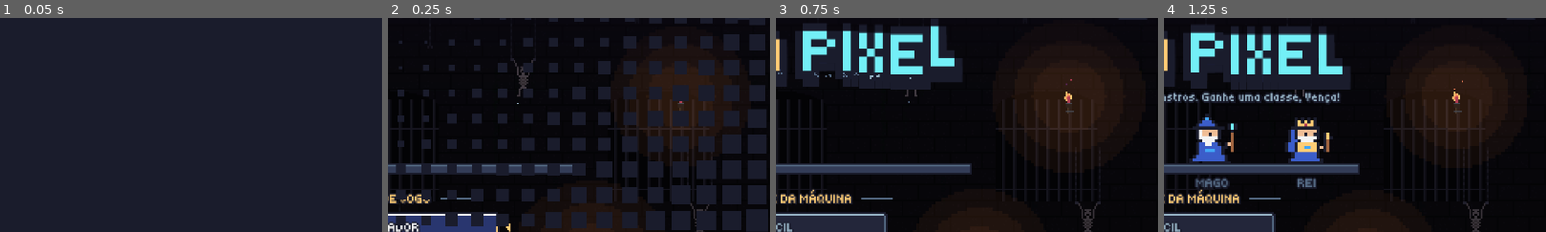
Above: before the commit, frames 1-4 (left to right).
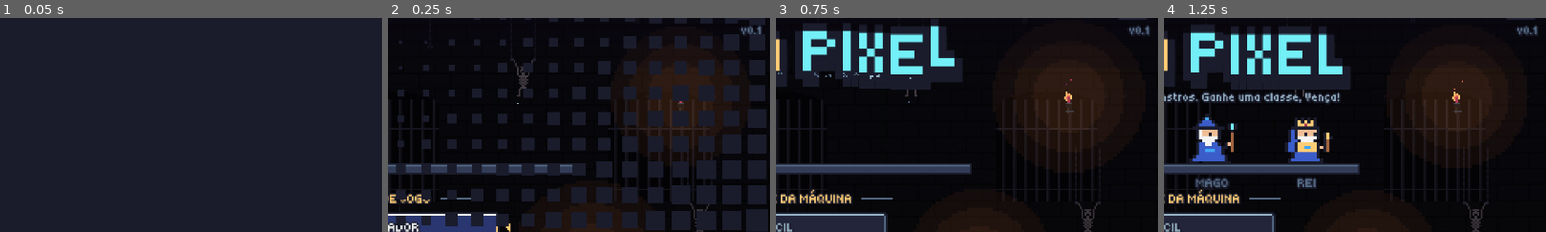
Above: after the commit, the same moments.

Repository: pabllogomez/arena-pixel
Game: Godot game, scene res://scenes/main.tscn
Two runs of this game, one before a commit and one after it. Both use one fixed random seed, a clock stepped at 60 frames per second and the inputs below.
Inputs (mouse positions are % of the whole screen's width and height, from its top left):
- Up to frame 1 (0.05 s): no input
- Up to frame 2 (0.25 s): no input
- Up to frame 3 (0.75 s): tap Enter at 0.5 s; drag from (50, 50) to (60, 28) at 0.52 s
- Up to frame 4 (1.25 s): no input
The pictures show only the part of the screen within x 50-100%, y 9-59%; the shares and areas given below are measured in that part.

Frame 1 is identical in both runs. In frame 2, 0.2% of the frame differs, in the area x 92-98%, y 3-9%; in frame 3, 0.2%; in frame 4, 0.2%.

Commit message:
Controle: mapeamento automático para controles não reconhecidos, menus e versão
- Controle desconhecido pelo Godot (comum no navegador) recebe o layout Xbox:
  LB/RB, Start, Back e direcional passam a funcionar
- Analógico navega nos menus; cima/baixo repetem ao segurar
- Tela "Teste do controle" em Opções e na pausa
- Pausa em rede deixa o personagem parado; sair da partida pede confirmação
- Fim de partida espera 1,5 s antes de aceitar A/B
- Versão no canto do menu
- Testes de mapeamento, analógico e repetição

Co-Authored-By: Claude Opus 5.5 <noreply@anthropic.com>
Claude-Session: https://claude.ai/code/session_01VZZvi9gFkKcQavBmVKnN35

Diff:
--- a/scripts/controle_humano.gd
+++ b/scripts/controle_humano.gd
@@ -9,7 +9,18 @@
 	numero = n
 
 
-func atualizar(_l, _delta: float) -> void:
+func atualizar(l, _delta: float) -> void:
+	# Em rede a pausa não congela o jogo: os botões que navegam no painel
+	# (direcional, A, B) não podem andar, pular ou dar dash.
+	if l != null and l.partida != null and l.partida.pausado:
+		eixo = 0.0
+		pulo_apertou = false
+		pulo_soltou = false
+		descer_apertou = false
+		dash_apertou = false
+		dash_dir = 0.0
+		opcao = -1
+		return
 	eixo = Input.get_axis(_a("esquerda"), _a("direita"))
 	pulo_apertou = Input.is_action_just_pressed(_a("pular"))
 	pulo_soltou = Input.is_action_just_released(_a("pular"))
--- a/scripts/hud.gd
+++ b/scripts/hud.gd
@@ -358,5 +358,7 @@
 		dica = "Aguardando quem criou a partida pedir revanche..."
 	elif not Jogo.toque:
 		dica = "ESPAÇO: revanche (mapa novo)     ESC: menu"
+		if Jogo.tem_controle():
+			dica = "ESPAÇO ou A: revanche (mapa novo)     ESC ou B: menu"
 	if int(_t * 2.0) % 4 != 3:
 		UI.texto(self, centro + Vector2(0, 19), dica, UI.P, UI.LUZ)
--- a/scripts/jogo.gd
+++ b/scripts/jogo.gd
@@ -26,6 +26,23 @@
 var tutorial_visto := false
 const ARQUIVO_OPCOES := "user://opcoes.cfg"
 
+## Mapeamento "cru" estilo Xbox (xpad), usado quando o navegador não diz que o
+## controle é "standard" e o Godot não o conhece (o campo platform é ignorado
+## por add_joy_mapping, então não é preciso informá-lo).
+const MAPEAMENTO_XBOX := "a:b0,b:b1,y:b3,x:b2,start:b7,guide:b8,back:b6,leftstick:b9,rightstick:b10," \
+		+ "leftshoulder:b4,rightshoulder:b5,dpup:-a7,dpleft:-a6,dpdown:+a7,dpright:+a6," \
+		+ "leftx:a0,lefty:a1,rightx:a3,righty:a4,lefttrigger:a2,righttrigger:a5"
+## Por controle (número do dispositivo): "reconhecido" ou "corrigido automaticamente"
+var estado_controle := {}
+
+## Repetição ao segurar cima/baixo nos menus (teclado, direcional e analógico)
+const ACOES_REPETIVEIS: Array[String] = ["menu_cima", "menu_baixo"]
+const ATRASO_REPETICAO := 0.4
+const INTERVALO_REPETICAO := 0.15
+var _relogio := 0.0
+var _rep_proximo := {}
+var _pulso := {}
+
 var _musica: AudioStreamPlayer
 var _musica_atual := ""
 
@@ -35,6 +52,9 @@
 func _ready() -> void:
 	_criar_controles()
 	_carregar_opcoes()
+	Input.joy_connection_changed.connect(_ao_mudar_controle)
+	for dev in Input.get_connected_joypads():
+		_verificar_controle(dev)
 	_musica = AudioStreamPlayer.new()
 	_musica.volume_db = -8.0
 	add_child(_musica)
@@ -45,6 +65,76 @@
 		p.max_polyphony = 4
 		add_child(p)
 		_sons[nome] = p
+
+
+func _process(delta: float) -> void:
+	_atualizar_pulsos(delta / maxf(Engine.time_scale, 0.05))
+
+
+func _atualizar_pulsos(delta: float) -> void:
+	## Calcula, uma vez por quadro, quais ações de menu "disparam" agora: ao apertar
+	## e depois, com a tecla/direcional/analógico segurado, a cada INTERVALO_REPETICAO.
+	_relogio += delta
+	for a in ACOES_REPETIVEIS:
+		var dispara := false
+		if Input.is_action_just_pressed(a):
+			dispara = true
+			_rep_proximo[a] = _relogio + ATRASO_REPETICAO
+		elif Input.is_action_pressed(a):
+			if _rep_proximo.has(a) and _relogio >= _rep_proximo[a]:
+				dispara = true
+				_rep_proximo[a] = _relogio + INTERVALO_REPETICAO
+			elif not _rep_proximo.has(a):
+				_rep_proximo[a] = _relogio + ATRASO_REPETICAO
+		else:
+			_rep_proximo.erase(a)
+		_pulso[a] = dispara
+
+
+func menu_pulso(acao: String) -> bool:
+	## Use nos menus no lugar de is_action_just_pressed para cima/baixo: repete ao segurar.
+	return _pulso.get(acao, false)
+
+
+# ------------------------------------------------------------------ Controles
+
+static func mapeamento_xbox(guid: String, nome: String) -> String:
+	## Linha de mapeamento SDL para um controle "compatível com Xbox" que o Godot não conhece.
+	if guid.strip_edges() == "":
+		return ""
+	var limpo := nome.replace(",", " ").replace("\n", " ").strip_edges()
+	if limpo == "":
+		limpo = "Controle"
+	return "%s,%s,%s" % [guid.strip_edges(), limpo, MAPEAMENTO_XBOX]
+
+
+func _ao_mudar_controle(dev: int, conectado: bool) -> void:
+	if conectado:
+		_verificar_controle(dev)
+	else:
+		estado_controle.erase(dev)
+
+
+func _verificar_controle(dev: int) -> void:
+	## Controle que o Godot reconhece fica como está; os desconhecidos recebem o
+	## mapeamento estilo Xbox (senão LB/RB/Start chegam trocados no navegador).
+	if not dev in Input.get_connected_joypads():
+		return
+	if Input.is_joy_known(dev):
+		estado_controle[dev] = "reconhecido"
+		return
+	var m := mapeamento_xbox(Input.get_joy_guid(dev), Input.get_joy_name(dev))
+	if m == "":
+		return
+	Input.add_joy_mapping(m, true)
+	estado_controle[dev] = "corrigido automaticamente"
+	print("Controle %d (%s): mapeamento estilo Xbox aplicado" % [dev, Input.get_joy_name(dev)])
+
+
+func texto_estado_controle(dev: int) -> String:
+	if estado_controle.has(dev):
+		return estado_controle[dev]
+	return "reconhecido" if Input.is_joy_known(dev) else "desconhecido"
 
 
 func _input(event: InputEvent) -> void:
@@ -253,14 +343,16 @@
 		_acao("p%d_dash_esq" % j, [])
 		_acao("p%d_dash_dir" % j, [])
 	# Menus
-	_acao("menu_cima", [KEY_W, KEY_UP])
-	_acao("menu_baixo", [KEY_S, KEY_DOWN])
+	_acao("menu_cima", [KEY_W, KEY_UP], 0.5)
+	_acao("menu_baixo", [KEY_S, KEY_DOWN], 0.5)
 	_acao("menu_ok", [KEY_SPACE, KEY_ENTER, KEY_KP_ENTER, KEY_KP_0, KEY_0])
 	_acao("menu_voltar", [KEY_ESCAPE, KEY_BACKSPACE])
 	_acao("pausar", [KEY_ESCAPE, KEY_P])
 	for dev in [0, 1]:
 		_botao("menu_cima", dev, JOY_BUTTON_DPAD_UP)
 		_botao("menu_baixo", dev, JOY_BUTTON_DPAD_DOWN)
+		_eixo("menu_cima", dev, JOY_AXIS_LEFT_Y, -1.0)
+		_eixo("menu_baixo", dev, JOY_AXIS_LEFT_Y, 1.0)
 		_botao("menu_ok", dev, JOY_BUTTON_A)
 		_botao("menu_voltar", dev, JOY_BUTTON_B)
 		_botao("pausar", dev, JOY_BUTTON_START)
@@ -279,9 +371,9 @@
 		_eixo("p%d_descer" % j, dev, JOY_AXIS_LEFT_Y, 1.0)
 
 
-func _acao(nome: String, teclas: Array) -> void:
+func _acao(nome: String, teclas: Array, zona_morta := 0.3) -> void:
 	if not InputMap.has_action(nome):
-		InputMap.add_action(nome, 0.3)
+		InputMap.add_action(nome, zona_morta)
 	for t in teclas:
 		var ev := InputEventKey.new()
 		ev.physical_keycode = t
--- a/scripts/lobby.gd
+++ b/scripts/lobby.gd
@@ -161,9 +161,9 @@
 	var botoes := _botoes()
 	if not botoes.is_empty():
 		_sel = clampi(_sel, 0, botoes.size() - 1)
-		if Input.is_action_just_pressed("menu_cima"):
+		if Jogo.menu_pulso("menu_cima"):
 			_sel = wrapi(_sel - 1, 0, botoes.size())
-		elif Input.is_action_just_pressed("menu_baixo"):
+		elif Jogo.menu_pulso("menu_baixo"):
 			_sel = wrapi(_sel + 1, 0, botoes.size())
 		elif Input.is_action_just_pressed("menu_ok"):
 			_acionar(botoes[_sel][0])
--- a/scripts/menu.gd
+++ b/scripts/menu.gd
@@ -109,10 +109,10 @@
 	if _painel != null:
 		return  # o painel de opções cuida do teclado enquanto está aberto
 	var opcoes := MODOS if _tela == "modo" else DIFICULDADES
-	if Input.is_action_just_pressed("menu_cima"):
+	if Jogo.menu_pulso("menu_cima"):
 		_sel = wrapi(_sel - 1, 0, opcoes.size())
 		Jogo.tocar("pulo")
-	elif Input.is_action_just_pressed("menu_baixo"):
+	elif Jogo.menu_pulso("menu_baixo"):
 		_sel = wrapi(_sel + 1, 0, opcoes.size())
 		Jogo.tocar("pulo")
 	elif Input.is_action_just_pressed("menu_ok"):
@@ -127,6 +127,9 @@
 
 
 func _draw() -> void:
+	# Versão no canto, embaixo do botão de opções (na build de teste: "0.1-teste · commit")
+	draw_set_transform(Vector2.ZERO)
+	UI.texto(self, Vector2(size.x - 4.0, 32.0), "v" + str(ProjectSettings.get_setting("application/config/version", "")), UI.P, UI.BORDA, UI.DIR)
 	var cx := roundf(size.x / 2.0)
 	draw_set_transform(_deslocamento())
 	_desenhar_titulo(cx)
--- a/scripts/painel_opcoes.gd
+++ b/scripts/painel_opcoes.gd
@@ -2,6 +2,7 @@
 ## Painel de opções, usado na pausa (com "Continuar" e "Voltar ao menu
 ## inicial") e no item "OPÇÕES" do menu inicial (com "Voltar").
 ## Botões grandes para o toque; no teclado: W/S ou setas + Espaço/Enter, Esc fecha.
+## No controle: direcional ou analógico + A, B fecha. Sair para o menu pede confirmação.
 
 signal continuar
 signal sair_para_menu
@@ -10,7 +11,8 @@
 var na_pausa := true
 
 var _sel := 0
-var _tutorial: Control = null
+var _tutorial: Control = null  # tutorial ou teste do controle aberto por cima
+var _confirmando := false      # "voltar ao menu" apertado uma vez (falta confirmar)
 var _quadros := 0  # ignora o teclado no 1º quadro (a tecla que abriu o painel)
 const LARG := 190.0
 const ALT_ITEM := 18.0
@@ -34,7 +36,11 @@
 	if Jogo.toque:
 		itens.append(["botoes", "Botões na tela: " + ("LIGADOS" if Jogo.botoes_tela else "DESLIGADOS")])
 		itens.append(["como_jogar", "COMO JOGAR"])
-	itens.append(["menu", "VOLTAR AO MENU INICIAL" if na_pausa else "VOLTAR"])
+	itens.append(["teste_controle", "TESTE DO CONTROLE"])
+	var rotulo_menu := "VOLTAR AO MENU INICIAL" if na_pausa else "VOLTAR"
+	if _confirmando:
+		rotulo_menu = "SAIR DA PARTIDA? APERTE DE NOVO"
+	itens.append(["menu", rotulo_menu])
 	return itens
 
 
@@ -47,6 +53,8 @@
 
 func _acionar(id: String) -> void:
 	Jogo.tocar("pulo")
+	if id != "menu":
+		_confirmando = false
 	match id:
 		"continuar":
 			continuar.emit()
@@ -68,9 +76,15 @@
 		"como_jogar":
 			_tutorial = preload("res://scripts/tutorial.gd").new()
 			add_child(_tutorial)
+		"teste_controle":
+			_tutorial = preload("res://scripts/teste_controle.gd").new()
+			add_child(_tutorial)
 		"menu":
 			if na_pausa:
-				sair_para_menu.emit()
+				if _confirmando:
+					sair_para_menu.emit()
+				else:
+					_confirmando = true
 			else:
 				continuar.emit()
 
@@ -80,6 +94,8 @@
 		var itens := _itens()
 		for i in itens.size():
 			if _rect_item(i).grow(2).has_point(event.position):
+				if _sel != i:
+					_confirmando = false
 				_sel = i
 				_acionar(itens[i][0])
 				accept_event()
@@ -92,14 +108,19 @@
 	if _quadros < 2 or (_tutorial != null and is_instance_valid(_tutorial)):
 		return
 	var itens := _itens()
-	if Input.is_action_just_pressed("menu_cima"):
+	if Jogo.menu_pulso("menu_cima"):
 		_sel = wrapi(_sel - 1, 0, itens.size())
-	elif Input.is_action_just_pressed("menu_baixo"):
+		_confirmando = false
+	elif Jogo.menu_pulso("menu_baixo"):
 		_sel = wrapi(_sel + 1, 0, itens.size())
+		_confirmando = false
 	elif Input.is_action_just_pressed("menu_ok"):
 		_acionar(itens[_sel][0])
 	elif Input.is_action_just_pressed("menu_voltar") or Input.is_action_just_pressed("pausar"):
-		continuar.emit()
+		if _confirmando:
+			_confirmando = false  # B/Esc só cancela a confirmação
+		else:
+			continuar.emit()
 	queue_redraw()
 
 
--- a/scripts/partida.gd
+++ b/scripts/partida.gd
@@ -288,9 +288,9 @@
 
 	if fim:
 		_t_fim += delta
-		if _t_fim > 1.0 and (Input.is_action_just_pressed("p1_pular") or Input.is_action_just_pressed("menu_ok")):
+		if _t_fim > 1.5 and (Input.is_action_just_pressed("p1_pular") or Input.is_action_just_pressed("menu_ok")):
 			revanche.emit()
-	if fim and _t_fim > 1.0 and Input.is_action_just_pressed("menu_voltar"):
+	if fim and _t_fim > 1.5 and Input.is_action_just_pressed("menu_voltar"):
 		voltar.emit()
 
 
@@ -927,7 +927,7 @@
 			Rede.enviar_escolha(1)
 	if not fim and not pausado and Input.is_action_just_pressed("pausar"):
 		pausar()
-	if fim and _t_fim > 1.0 and Input.is_action_just_pressed("menu_voltar"):
+	if fim and _t_fim > 1.5 and Input.is_action_just_pressed("menu_voltar"):
 		voltar.emit()
 
 
--- /dev/null
+++ b/scripts/teste_controle.gd
@@ -0,0 +1,131 @@
+extends Control
+## Tela "TESTE DO CONTROLE" (OPÇÕES): mostra cada controle conectado (nome, GUID e
+## se foi reconhecido ou corrigido automaticamente) e, ao vivo, o último botão ou
+## eixo recebido e o que o jogo entende dele. B ou Esc fecha.
+
+signal fechado
+
+const BOTOES := {
+	JOY_BUTTON_A: "A", JOY_BUTTON_B: "B", JOY_BUTTON_X: "X", JOY_BUTTON_Y: "Y",
+	JOY_BUTTON_BACK: "Back", JOY_BUTTON_GUIDE: "Guide", JOY_BUTTON_START: "Start",
+	JOY_BUTTON_LEFT_STICK: "Analógico esq. (clique)", JOY_BUTTON_RIGHT_STICK: "Analógico dir. (clique)",
+	JOY_BUTTON_LEFT_SHOULDER: "LB", JOY_BUTTON_RIGHT_SHOULDER: "RB",
+	JOY_BUTTON_DPAD_UP: "Direcional cima", JOY_BUTTON_DPAD_DOWN: "Direcional baixo",
+	JOY_BUTTON_DPAD_LEFT: "Direcional esquerda", JOY_BUTTON_DPAD_RIGHT: "Direcional direita",
+}
+const EIXOS := {
+	JOY_AXIS_LEFT_X: "Analógico esq. X", JOY_AXIS_LEFT_Y: "Analógico esq. Y",
+	JOY_AXIS_RIGHT_X: "Analógico dir. X", JOY_AXIS_RIGHT_Y: "Analógico dir. Y",
+	JOY_AXIS_TRIGGER_LEFT: "LT", JOY_AXIS_TRIGGER_RIGHT: "RT",
+}
+## Ações do jogo que valem a pena mostrar: [ação, o que significa]
+const ACOES := [
+	["p1_opcao1", "escolher melhoria 1"], ["p1_opcao2", "escolher melhoria 2"],
+	["p2_opcao1", "melhoria 1 (jogador 2)"], ["p2_opcao2", "melhoria 2 (jogador 2)"],
+	["menu_ok", "confirmar (menu)"], ["menu_voltar", "voltar (menu)"], ["pausar", "pausar"],
+	["menu_cima", "cima (menu)"], ["menu_baixo", "baixo (menu)"],
+	["p1_pular", "pular"], ["p1_dash", "dash"], ["p1_esquerda", "andar para a esquerda"],
+	["p1_direita", "andar para a direita"], ["p1_descer", "descer da plataforma"],
+	["p2_pular", "pular (jogador 2)"], ["p2_dash", "dash (jogador 2)"],
+	["p2_esquerda", "andar para a esquerda (jogador 2)"], ["p2_direita", "andar para a direita (jogador 2)"],
+]
+
+var _t := 0.0
+var _ultimo := {}  # dispositivo -> {"entrada": String, "acao": String}
+
+
+static func nome_entrada(ev: InputEvent) -> String:
+	## "LB (botão 4)" ou "Analógico esq. Y (eixo 1) = -0.85"
+	if ev is InputEventJoypadButton:
+		var i: int = ev.button_index
+		return "%s (botão %d)" % [BOTOES.get(i, "?"), i]
+	if ev is InputEventJoypadMotion:
+		var e: int = ev.axis
+		return "%s (eixo %d) = %.2f" % [EIXOS.get(e, "?"), e, ev.axis_value]
+	return ""
+
+
+static func entendimento(ev: InputEvent) -> String:
+	## O que o jogo faz com esta entrada (nomes das ações que ela aciona).
+	var partes: Array[String] = []
+	for a in ACOES:
+		if InputMap.event_is_action(ev, a[0]):
+			partes.append(a[1])
+	if partes.is_empty():
+		return "nada (sem função no jogo)"
+	return ", ".join(partes.slice(0, 3))
+
+
+func _ready() -> void:
+	set_anchors_and_offsets_preset(PRESET_FULL_RECT)
+	mouse_filter = MOUSE_FILTER_STOP
+
+
+func _input(event: InputEvent) -> void:
+	if _t < 0.3:
+		return
+	var registrar := false
+	if event is InputEventJoypadButton and event.pressed:
+		registrar = true
+	elif event is InputEventJoypadMotion and absf(event.axis_value) > 0.5:
+		registrar = true
+	if not registrar:
+		return
+	var texto := nome_entrada(event)
+	_ultimo[event.device] = {"entrada": texto, "acao": entendimento(event)}
+	# B fecha a tela
+	if event is InputEventJoypadButton and event.button_index == JOY_BUTTON_B:
+		get_viewport().set_input_as_handled()
+		_fechar()
+
+
+func _fechar() -> void:
+	if is_queued_for_deletion():
+		return
+	Jogo.tocar("pulo")
+	fechado.emit()
+	queue_free()
+
+
+func _gui_input(event: InputEvent) -> void:
+	if event is InputEventMouseButton and event.pressed and _t > 0.3:
+		accept_event()
+		_fechar()
+
+
+func _process(delta: float) -> void:
+	_t += delta / maxf(Engine.time_scale, 0.05)
+	if _t > 0.3 and Input.is_key_pressed(KEY_ESCAPE):
+		_fechar()
+	queue_redraw()
+
+
+func _corta(texto: String, maximo: int) -> String:
+	return texto if texto.length() <= maximo else texto.substr(0, maximo - 1) + "…"
+
+
+func _draw() -> void:
+	draw_rect(Rect2(Vector2.ZERO, size), Color(UI.TINTA, 0.96))
+	var cx := roundf(size.x / 2.0)
+	UI.texto(self, Vector2(cx, 24), "TESTE DO CONTROLE", UI.G, UI.OURO)
+	var devs := Input.get_connected_joypads()
+	if devs.is_empty():
+		UI.texto(self, Vector2(cx, 120), "Nenhum controle detectado.", UI.M, UI.LUZ)
+		UI.texto(self, Vector2(cx, 140), "Aperte um botão do controle (o navegador só o enxerga depois disso).", UI.P, UI.BORDA)
+	var y := 52.0
+	for dev in devs.slice(0, 2):
+		var quadro := Rect2(cx - 220, y, 440, 84)
+		UI.moldura(self, quadro, Color("23263a"))
+		var corrigido: bool = Jogo.texto_estado_controle(dev).begins_with("corrigido")
+		UI.texto(self, Vector2(quadro.position.x + 8, y + 10), "CONTROLE %d: %s" % [dev + 1, _corta(Input.get_joy_name(dev), 38)], UI.P, UI.BRANCO, UI.ESQ)
+		UI.texto(self, Vector2(quadro.position.x + 8, y + 22), "GUID: " + _corta(Input.get_joy_guid(dev), 60), UI.P, UI.BORDA, UI.ESQ)
+		UI.texto(self, Vector2(quadro.position.x + 8, y + 34), "Estado: " + Jogo.texto_estado_controle(dev).to_upper(), UI.P,
+				UI.OURO if corrigido else UI.VERDE, UI.ESQ)
+		var ult: Dictionary = _ultimo.get(dev, {})
+		if ult.is_empty():
+			UI.texto(self, Vector2(quadro.position.x + 8, y + 54), "Aperte um botão ou mexa um analógico...", UI.P, UI.LUZ, UI.ESQ)
+		else:
+			UI.texto(self, Vector2(quadro.position.x + 8, y + 52), "Recebido: " + ult["entrada"], UI.P, UI.BRANCO, UI.ESQ)
+			UI.texto(self, Vector2(quadro.position.x + 8, y + 66), "O jogo entende: " + ult["acao"], UI.P, UI.VERDE, UI.ESQ)
+		y += 92.0
+	UI.texto(self, Vector2(cx, size.y - 12), "B ou ESC: sair", UI.P, UI.LUZ)
--- a/tools/teste.gd
+++ b/tools/teste.gd
@@ -34,6 +34,7 @@
 	await _testar_dash()
 	_testar_dash_rede()
 	_testar_mapeamento_controle()
+	await _testar_controle_menus()
 	await _testar_cartas_layout()
 	await _testar_partidas()
 	print("RESULTADO: ", "OK" if _falhas == 0 else "%d FALHA(S)" % _falhas)
@@ -475,6 +476,62 @@
 	print("Controle (mapeamento e último dispositivo): ok")
 
 
+func _testar_controle_menus() -> void:
+	## Mapeamento automático (string e registro), analógico nos menus e repetição ao segurar.
+	var jogo = root.get_node("Jogo")
+	# (a) string de mapeamento
+	var m: String = jogo.mapeamento_xbox("guidfalso123", "Controle, Falso\nX")
+	var campos := m.split(",")
+	if campos[0] != "guidfalso123" or campos[1] != "Controle  Falso X" or campos.size() != 23:
+		_falha("mapeamento_xbox: cabeçalho errado: %s" % m)
+	if not m.contains("leftshoulder:b4") or not m.contains("dpup:-a7") or not m.contains("start:b7"):
+		_falha("mapeamento_xbox: campos do mapeamento faltando")
+	if m.contains("platform"):
+		_falha("mapeamento_xbox: não deveria ter platform")
+	if jogo.mapeamento_xbox("", "x") != "":
+		_falha("mapeamento_xbox: GUID vazio deveria dar string vazia")
+	if jogo.mapeamento_xbox("abc", "").split(",")[1] != "Controle":
+		_falha("mapeamento_xbox: nome vazio deveria virar 'Controle'")
+	Input.add_joy_mapping(m, true)  # não pode quebrar
+	jogo._verificar_controle(7)     # dispositivo inexistente: não pode quebrar
+	jogo._ao_mudar_controle(7, false)
+	Input.joy_connection_changed.emit(7, true)
+	Input.joy_connection_changed.emit(7, false)
+	# (b) analógico esquerdo (Y) nos menus
+	var casos := [[0, -1.0, "menu_cima", true], [0, 1.0, "menu_baixo", true], [1, -1.0, "menu_cima", true],
+			[0, -1.0, "menu_baixo", false], [0, -0.3, "menu_cima", false], [0, 0.4, "menu_baixo", false]]
+	for c in casos:
+		var ev := InputEventJoypadMotion.new()
+		ev.device = c[0]
+		ev.axis = JOY_AXIS_LEFT_Y
+		ev.axis_value = c[1]
+		if ev.is_action_pressed(c[2]) != c[3]:
+			_falha("analógico Y %.1f dispositivo %d ação %s (esperava %s)" % [c[1], c[0], c[2], c[3]])
+	# (c) repetição ao segurar: 1 pulso ao apertar, nada até 0,4 s, depois a cada 0,15 s
+	Input.action_press("menu_baixo")
+	var pulsos: Array[float] = []
+	var t := 0.0
+	for i in 70:
+		await process_frame
+		t += 1.0 / 60.0
+		if jogo.menu_pulso("menu_baixo"):
+			pulsos.append(t)
+	Input.action_release("menu_baixo")
+	await process_frame
+	if jogo.menu_pulso("menu_baixo"):
+		_falha("repetição: continuou disparando depois de soltar")
+	if pulsos.size() < 5 or pulsos.size() > 8:
+		_falha("repetição: %d pulsos em ~1,1 s (esperava 5 a 8)" % pulsos.size())
+	elif pulsos[1] - pulsos[0] < 0.35 or pulsos[2] - pulsos[1] > 0.2:
+		_falha("repetição: intervalos errados %s" % [pulsos])
+	# Tela de teste: nomes amigáveis e o que o jogo entende
+	var teste = load("res://scripts/teste_controle.gd")
+	var lb := _botao_joy(0, JOY_BUTTON_LEFT_SHOULDER)
+	if not teste.nome_entrada(lb).begins_with("LB (botão") or not teste.entendimento(lb).contains("escolher melhoria 1"):
+		_falha("teste_controle: LB → %s / %s" % [teste.nome_entrada(lb), teste.entendimento(lb)])
+	print("Controle (mapeamento automático, analógico e repetição nos menus): ok")
+
+
 func _testar_cartas_layout() -> void:
 	## Um humano local: cartas lado a lado (mesmo y); dois humanos: empilhadas (mesmo x).
 	var main = load("res://scenes/main.tscn").instantiate()
Not shown, added: scripts/teste_controle.gd.uid
